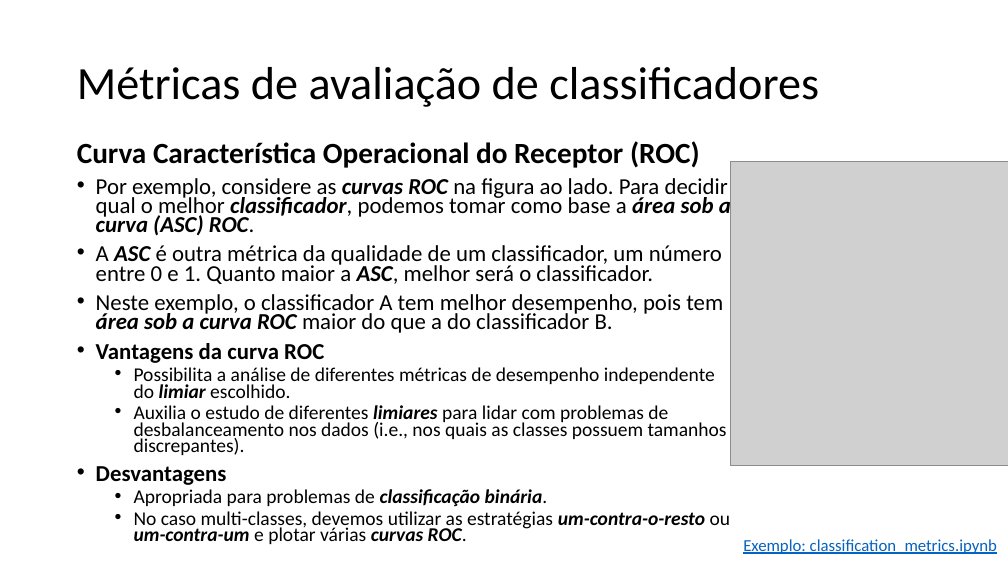
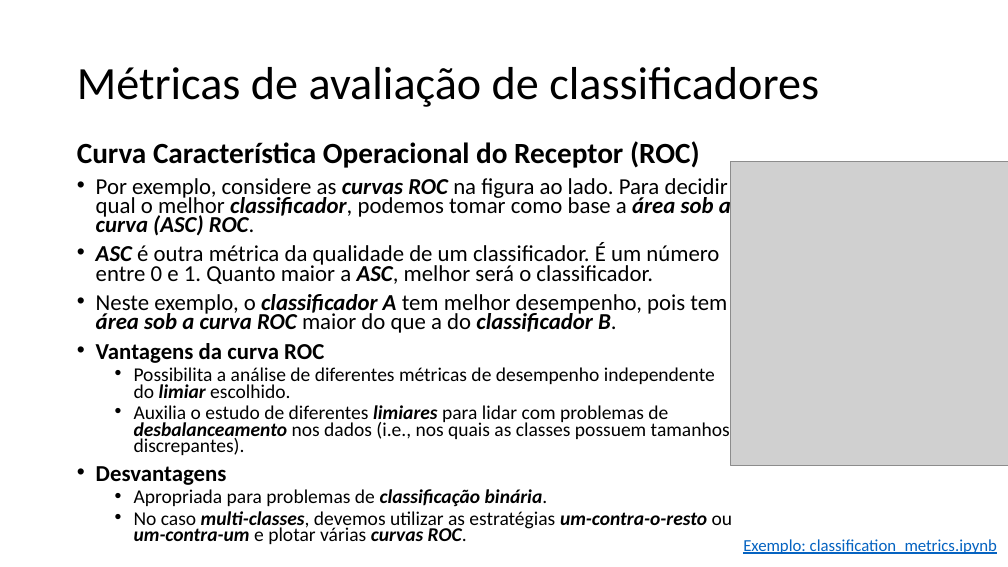
Before and after one commit to zz4fap/t320_aprendizado_de_maquina, a slide deck: slide 15 of slides/T320_Classificação (Parte V).pptx. Drawn at 1008x567 pixels with LibreOffice and Linux fonts; fonts in the diff are those of the drawing; grey boxes stand for pictures. Boxes give left, top, right and bottom in pixels: in the first picture for what was removed or moved away, otherwise in the second. Text is boxed around its words. In the diff, an @@ line names an element or a change of style, - is before the commit and + after.

```diff
--- a/slides/T320_Classificação (Parte V).pptx
+++ b/slides/T320_Classificação (Parte V).pptx
@@ text at [96,242,719,284]: text changed @@
-• A ASC é outra métrica da qualidade de um classificador, um número entre 0 e 1. Quanto maior a ASC, melhor será o classificador.
+• ASC é outra métrica da qualidade de um classificador. É um número entre 0 e 1. Quanto maior a ASC, melhor será o classificador.
@@ text at [96,294,733,544]: bold on, italic on in "classificador A classificador B.", "desbalanceamento", "multi-classes," @@
```
Also in this commit, not shown: 5 other slides changed, 6 other files.
